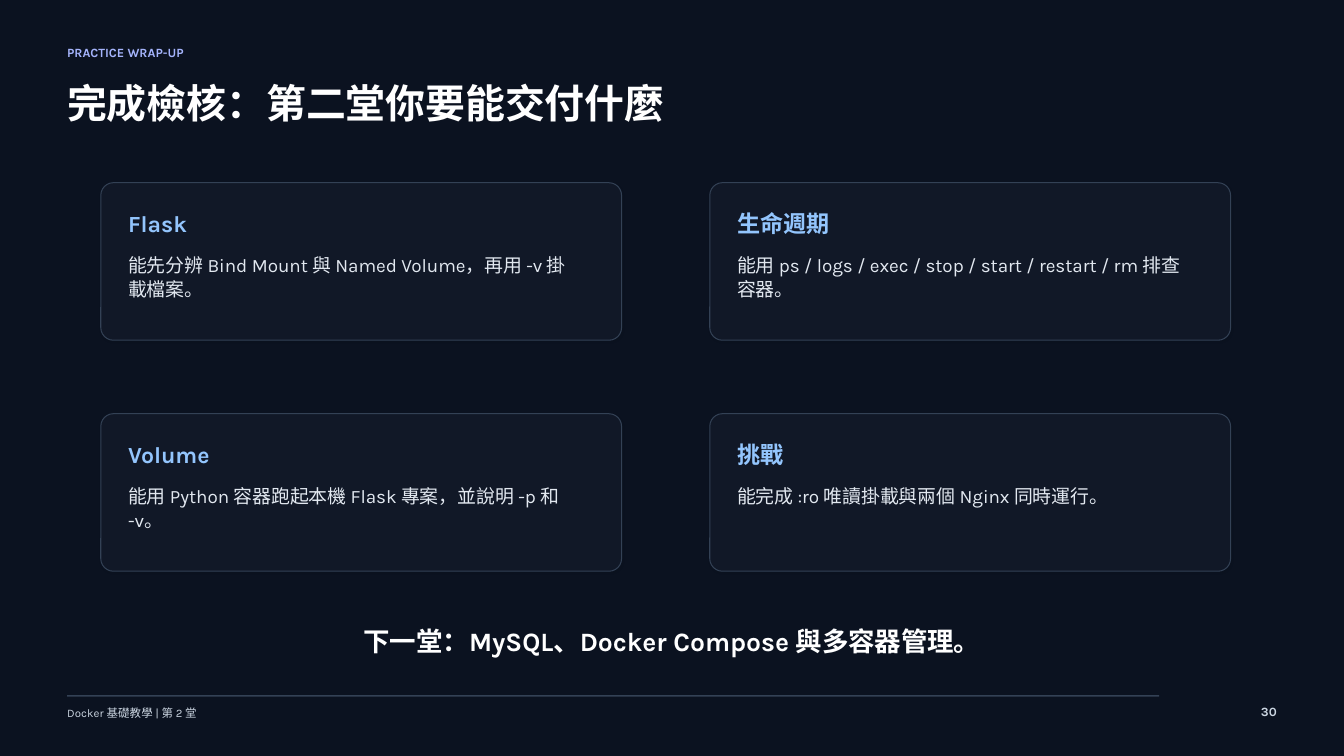
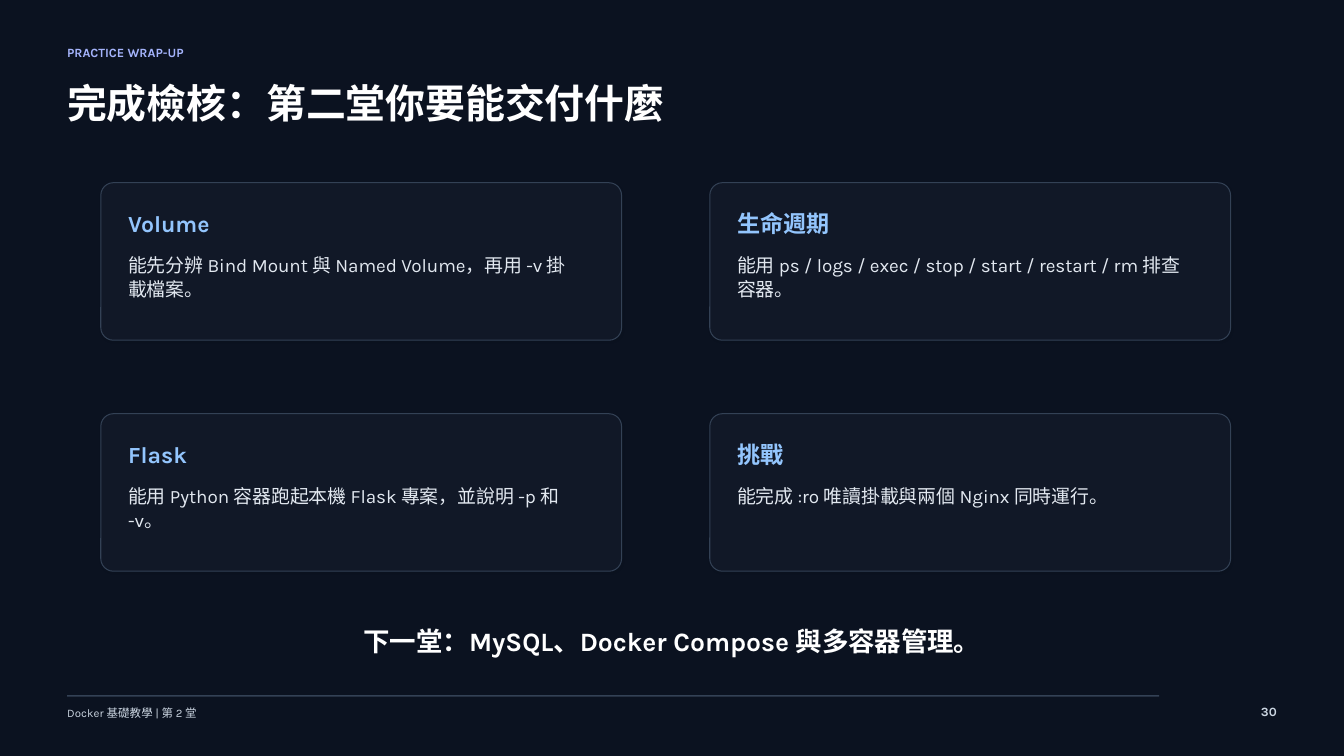
Before and after one commit to lalalalaluk/docker-practice, a slide deck: slide 34 of slides/docker-session2-flask-volume.pptx. Drawn at 1344x756 pixels with LibreOffice and Linux fonts; fonts in the diff are those of the drawing. Boxes give left, top, right and bottom in pixels: in the first picture for what was removed or moved away, otherwise in the second. Text is boxed around its words. In the diff, an @@ line names an element or a change of style, - is before the commit and + after.

Commit message:
Fix session 2 volume image continuity

```diff
--- a/slides/docker-session2-flask-volume.pptx
+++ b/slides/docker-session2-flask-volume.pptx
@@ text at [128, 216, 209, 233]: text changed @@
-Flask
+Volume
@@ text at [128, 447, 187, 464]: text changed @@
-Volume
+Flask
```
Also in this commit, not shown: 5 other slides changed.
